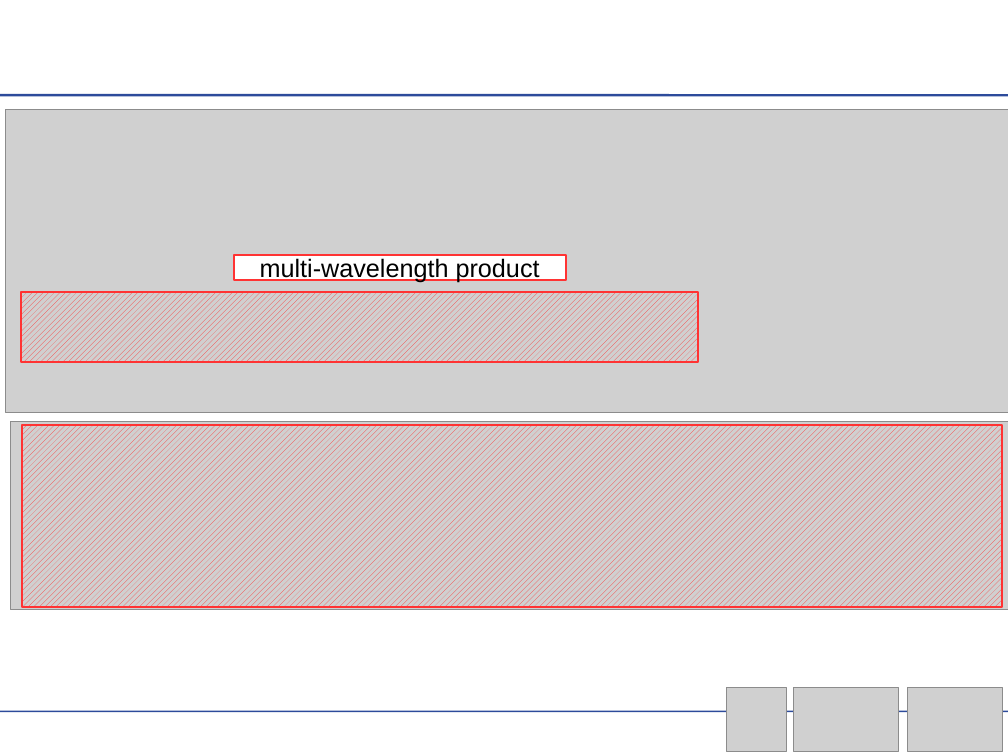
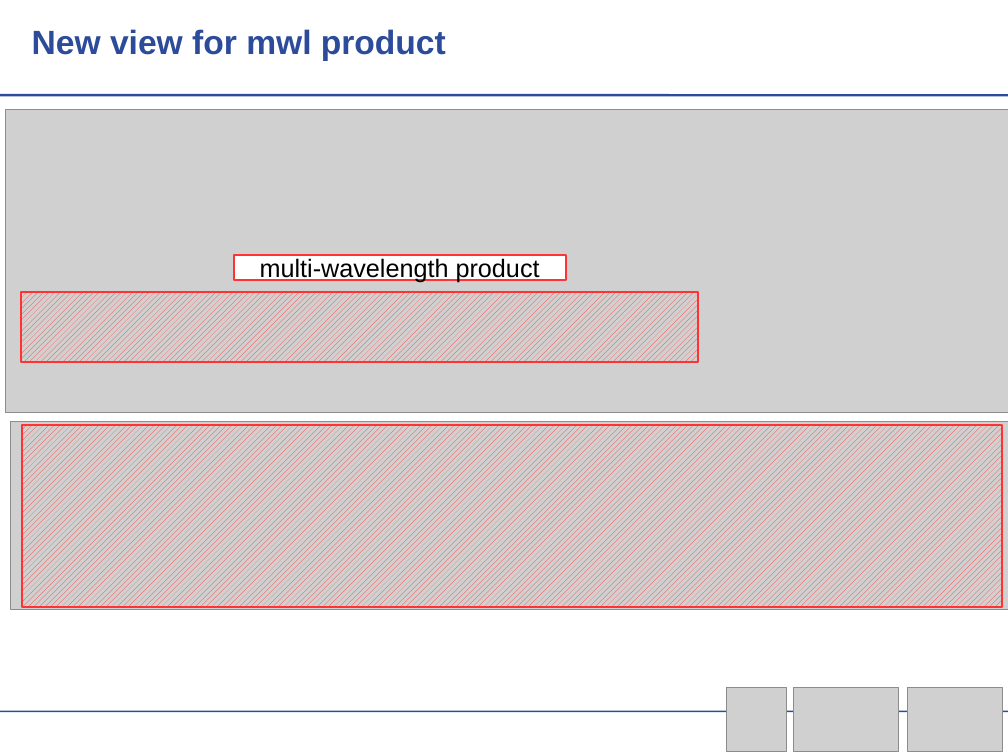
Before and after one commit to actris-scc/ELDAmwl, a slide deck: slide 28 of ELDAmwl.odp (slide 27 before the commit). Drawn at 1008x756 pixels with LibreOffice and Linux fonts; fonts in the diff are those of the drawing; grey boxes stand for pictures; background and template pictures are left out. Boxes give left, top, right and bottom in pixels: in the first picture for what was removed or moved away, otherwise in the second. Text is boxed around its words. In the diff, an @@ line names an element or a change of style, - is before the commit and + after.

```diff
--- a/ELDAmwl.odp
+++ b/ELDAmwl.odp
@@ text added at <box>32,29,446,61</box>, 24 pt, text #2D4B9B, bold @@
+New view for mwl product
```
Also in this commit, not shown: 8 other slides changed, 2 slides added, 1 slide removed, 2 other files.
